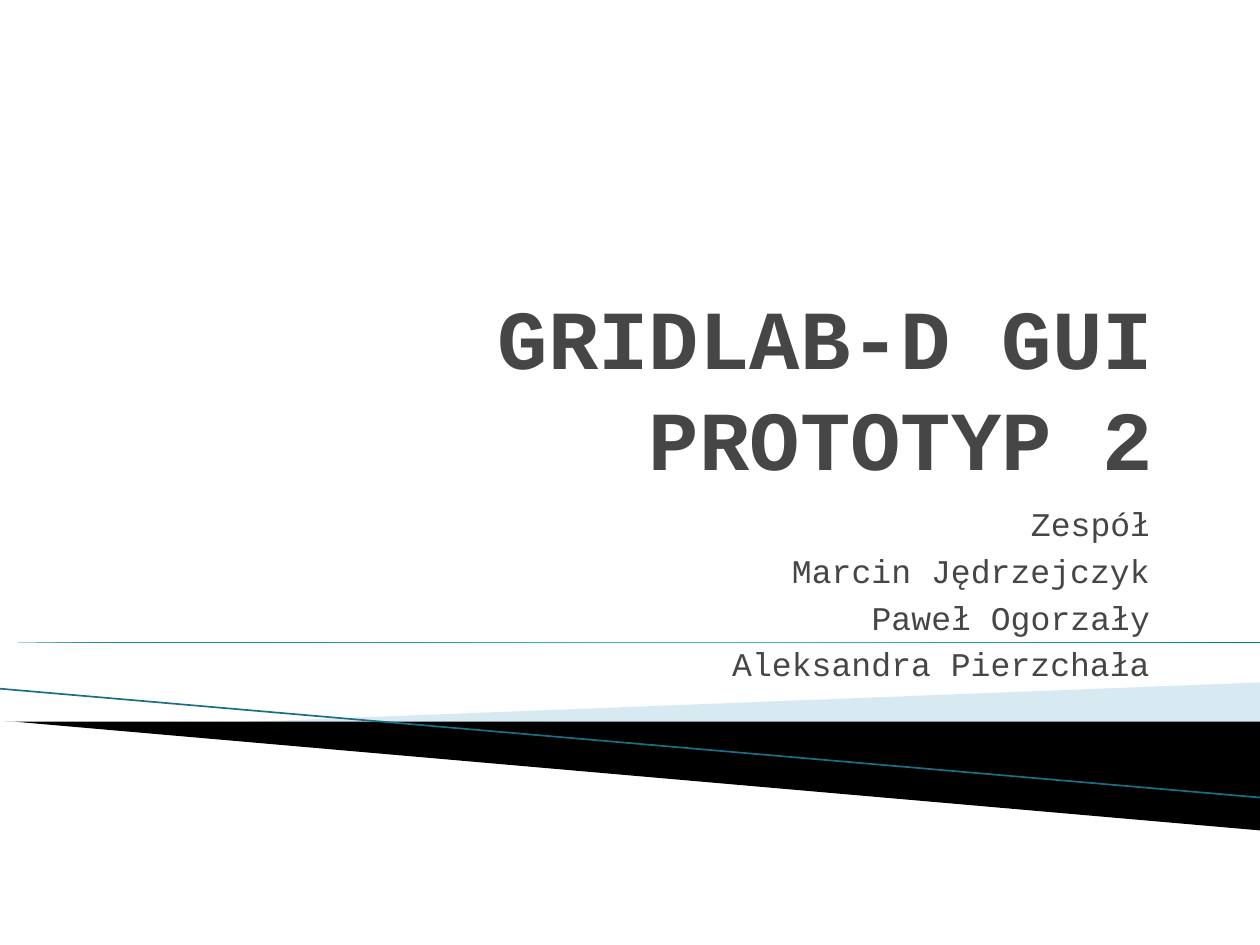
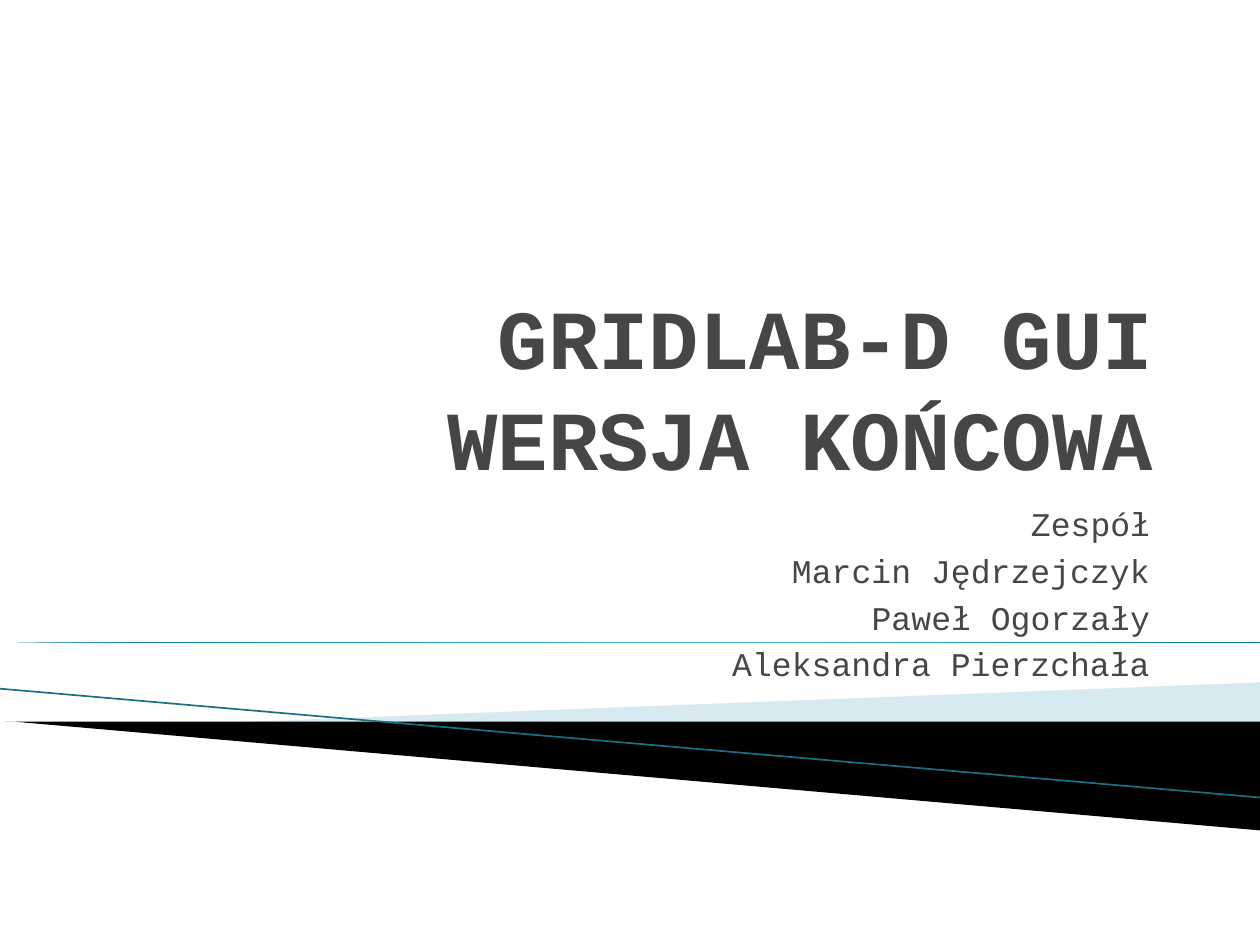
Before and after one commit to Dylek/SP_gridlab-D_GUI, a slide deck: slide 1 of final.pptx. Drawn at 1260x945 pixels with LibreOffice and Linux fonts; fonts in the diff are those of the drawing; background and template pictures are left out. Boxes give left, top, right and bottom in pixels: in the first picture for what was removed or moved away, otherwise in the second. Text is boxed around its words. In the diff, an @@ line names an element or a change of style, - is before the commit and + after.

```diff
--- a/final.pptx
+++ b/final.pptx
@@ title at (x1=447, y1=313, x2=1153, y2=471): text changed @@
-GRIDLAB-D GUI
-PROTOTYP 2
+GRIDLAB-D GUI
+WERSJA KOŃCOWA
```
Also in this commit, not shown: 6 other slides changed, 1 slide removed, 1 other file.
